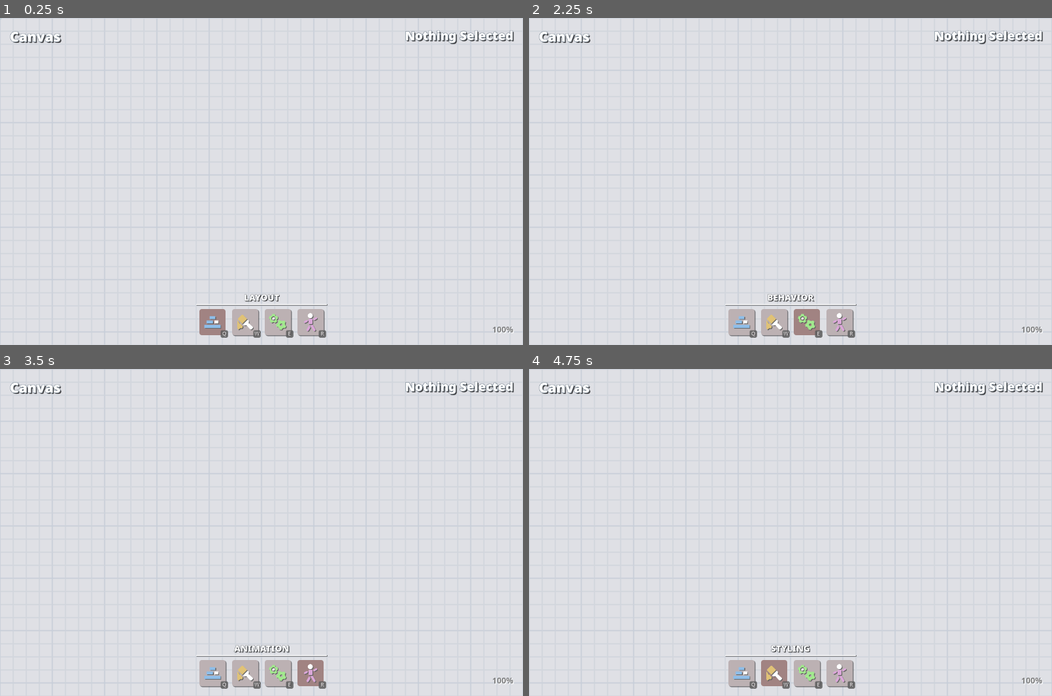
Above: before the commit, frames 1-4 (two rows, left to right).
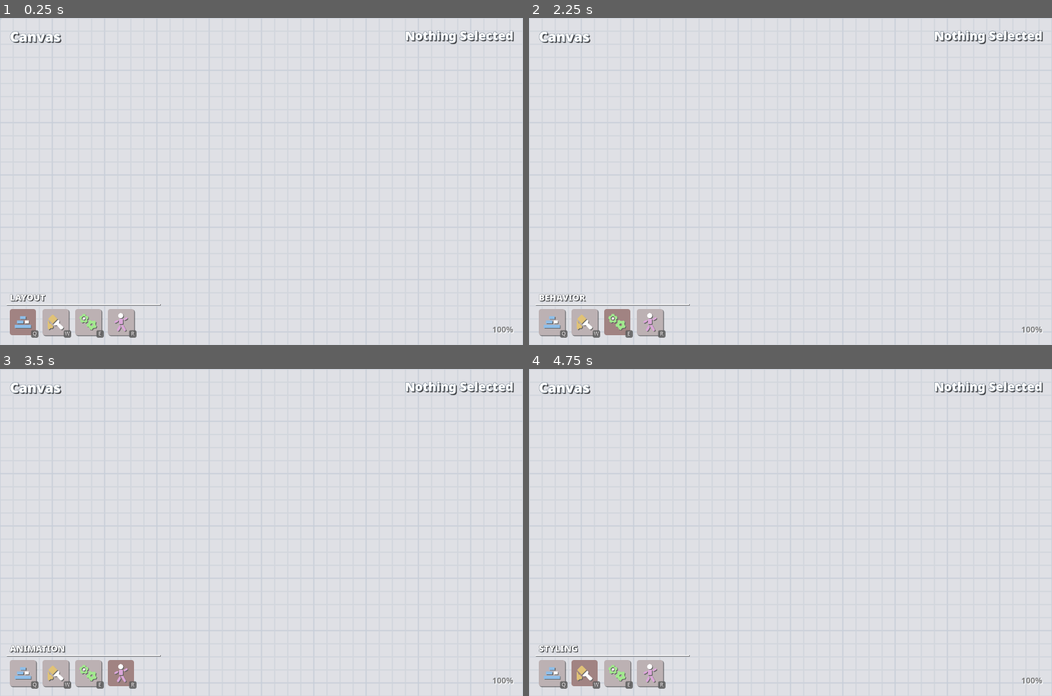
Above: after the commit, the same moments.

Repository: YuriSizov/ui-grovetender
Game: Godot game, scene res://Main.tscn
Two runs of this game, one before a commit and one after it. Both use one fixed random seed, a clock stepped at 60 frames per second and the inputs below.
Inputs:
- Up to frame 1 (0.25 s): no input
- Up to frame 2 (2.25 s): click "Q" at 0.5 s; click "W" at 1.25 s; click "E" at 2 s
- Up to frame 3 (3.5 s): click "R" at 2.75 s
- Up to frame 4 (4.75 s): click "Q" at 3.5 s; click "W" at 4.25 s

The runs differ from the first frame. In frame 1, 3.8% of the frame differs, in the area x 1-63%, y 84-98%; in frame 2, 3.9%; in frame 3, 4.0%; in frame 4, 3.9%.

Commit message:
WIP: Implement a basic project object and start marking methods that make it dirty
The dirty system is going to be used for unsaved
changes checks and also as a hook for future
implementation of UndoRedo. For now we can just
keep track of the places that will need UndoRedo
support, and move on.

Diff:
--- a/Main.gd
+++ b/Main.gd
@@ -6,6 +6,45 @@
 
 extends Control
 
+var _default_window_title: String = ""
+
+
+func _enter_tree() -> void:
+	# Ensure that the minimum size of the UI is respected and
+	# the main window cannot go any lower.
+	get_window().wrap_controls = true
+
+	_default_window_title = get_window().title
+
 
 func _ready() -> void:
-	Controller.create_new_canvas()
+	Controller.initialize_project()
+	_edit_current_project()
+
+	if not Engine.is_editor_hint():
+		Controller.project_loaded.connect(_edit_current_project)
+
+
+# Window decorations.
+
+func _edit_current_project() -> void:
+	if Engine.is_editor_hint():
+		return
+
+	_update_window_title()
+	if Controller.current_project:
+		Controller.current_project.project_changed.connect(_update_window_title)
+
+
+func _update_window_title() -> void:
+	if Engine.is_editor_hint():
+		return
+
+	if not Controller.current_project:
+		get_window().title = _default_window_title
+		return
+
+	var project_name := "<New Project>" if Controller.current_project.filename.is_empty() else Controller.current_project.filename.get_file()
+	var project_dirty := "* " if Controller.current_project.is_dirty() else ""
+
+	get_window().title = "%s%s - %s" % [ project_dirty, project_name, _default_window_title ]
--- a/globals/Controller.gd
+++ b/globals/Controller.gd
@@ -7,21 +7,24 @@
 ## Global logic controller, orchestrating operations across the entire app.
 extends Node
 
+signal project_loaded()
+signal canvas_changed()
 signal editing_mode_changed()
-signal canvas_changed()
 
 var state_manager: StateManager = null
 
 var _editing_mode: int = EditingMode.LAYOUT_TOOLS
 var _editing_mode_buttons := preload("res://gui/widgets/editing_mode_button_group.tres")
 
-var _current_canvas: UICanvas = null
+var current_project: UIProject = null
+var current_canvas_index: int = -1
 
 
 func _init() -> void:
 	state_manager = StateManager.new()
 	state_manager.state_changed.connect(func() -> void:
-		pass
+		# TODO: It would be nice to track the last saved state and if we undo changes to get to it, mark as clean instead.
+		current_project.mark_dirty()
 	)
 
 	_editing_mode_buttons.pressed.connect(_change_editing_mode_by_button)
@@ -60,12 +63,24 @@
 	change_editing_mode(button_index)
 
 
+# Project management.
+
+func initialize_project() -> void:
+	var project := UIProject.create_default_project()
+
+	# TODO: Gracefully unload existing project.
+	current_project = project
+	current_canvas_index = 0
+	project_loaded.emit()
+	canvas_changed.emit()
+
+
 # Canvas management.
 
 func get_current_canvas() -> UICanvas:
-	return _current_canvas
+	if not current_project:
+		return null
+	if current_canvas_index < 0 || current_canvas_index >= current_project.canvases.size():
+		return null
 
-
-func create_new_canvas() -> void:
-	_current_canvas = UICanvas.new()
-	canvas_changed.emit()
+	return current_project.canvases[current_canvas_index]
--- a/gui/CanvasView.tscn
+++ b/gui/CanvasView.tscn
@@ -87,7 +87,7 @@
 [node name="EditingModeBar" parent="Overlay" instance=ExtResource("7_dihyy")]
 unique_name_in_owner = true
 layout_mode = 2
-size_flags_horizontal = 4
+size_flags_horizontal = 0
 size_flags_vertical = 8
 
 [node name="CanvasContextMenu" type="Control" parent="."]
--- a/gui/drawers/EditingModeBar.tscn
+++ b/gui/drawers/EditingModeBar.tscn
@@ -20,11 +20,8 @@
 resource_local_to_scene = true
 
 [node name="EditingModeBar" type="MarginContainer"]
-anchors_preset = 15
-anchor_right = 1.0
-anchor_bottom = 1.0
-grow_horizontal = 2
-grow_vertical = 2
+offset_right = 304.0
+offset_bottom = 106.0
 mouse_filter = 2
 theme_type_variation = &"EditingModeBar"
 script = ExtResource("1_6ps3l")
@@ -37,7 +34,7 @@
 [node name="CurrentModeLabel" type="Label" parent="Layout"]
 unique_name_in_owner = true
 layout_mode = 2
-size_flags_horizontal = 4
+size_flags_horizontal = 0
 text = "Current Mode"
 horizontal_alignment = 1
 vertical_alignment = 1
@@ -46,7 +43,7 @@
 [node name="ButtonSection" type="VBoxContainer" parent="Layout"]
 unique_name_in_owner = true
 layout_mode = 2
-size_flags_horizontal = 4
+size_flags_horizontal = 0
 mouse_filter = 2
 
 [node name="ButtonSeparator" type="Panel" parent="Layout/ButtonSection"]
--- a/gui/theme/project_theme.tres
+++ b/gui/theme/project_theme.tres
@@ -115,7 +115,7 @@
 bg_color = Color(1, 1, 1, 1)
 corner_detail = 4
 expand_margin_left = 8.0
-expand_margin_right = 8.0
+expand_margin_right = 64.0
 shadow_color = Color(0.0602527, 0.0525296, 0.0561411, 0.705882)
 shadow_size = 1
 shadow_offset = Vector2(1, 1)
--- a/objects/UICanvas.gd
+++ b/objects/UICanvas.gd
@@ -59,6 +59,8 @@
 	owner_group.add(element)
 	element_created.emit(element)
 
+	Controller.current_project.mark_dirty()
+
 
 func remove_element(element: UIElement) -> void:
 	# TODO: Dissolve empty composite elements.
@@ -70,12 +72,16 @@
 	var owner_group := element.get_group()
 	if owner_group.erase(element):
 		element_removed.emit(element)
+
+	Controller.current_project.mark_dirty()
 
 
 func sort_element(element: UIElement, to_index: int) -> void:
 	var owner_group := element.get_group()
 	if owner_group.move(element, to_index):
 		element_sorted.emit(element, to_index)
+
+	Controller.current_project.mark_dirty()
 
 
 func _find_common_owner_group(elements: Array[UIElement]) -> UIElementGroup:
@@ -143,6 +149,8 @@
 		composite.element_group.add(element)
 		element_reparented.emit(element, i)
 
+	Controller.current_project.mark_dirty()
+
 
 func _track_grouped_element(element: UIElement) -> void:
 	if element.is_transform_queued():
--- a/objects/UIElement.gd
+++ b/objects/UIElement.gd
@@ -135,6 +135,7 @@
 	_update_variant_state(state_data)
 	_update_combined_size()
 	states_changed.emit()
+	Controller.current_project.mark_dirty()
 
 	return state_data
 
@@ -392,6 +393,7 @@
 
 	visible = value
 	visibility_changed.emit()
+	Controller.current_project.mark_dirty()
 
 
 # Selection.
@@ -436,6 +438,7 @@
 
 	anchor_point = value
 	queue_transform()
+	Controller.current_project.mark_dirty()
 
 
 func adjust_anchor_point(delta: Vector2) -> void:
--- /dev/null
+++ b/objects/UIProject.gd
@@ -0,0 +1,65 @@
+###################################################
+# Part of UI Grovetender                          #
+# Copyright (c) 2024 Yuri Sizov and contributors  #
+# Provided under MIT                              #
+###################################################
+
+## The project is a collection of canvases and their global settings,
+## as well as export options and other such information.
+class_name UIProject extends Resource
+
+signal project_changed()
+
+const FILE_FORMAT := 3
+const FILE_EXTENSION := "grvt"
+const FILE_DEFAULT_NAME := "new_project"
+
+# Metadata.
+
+## File format version.
+@export var format_version: int = FILE_FORMAT
+## Project's title.
+@export var name: String = ""
+## File name on disk, if available.
+@export var filename: String = ""
+
+# Project data.
+
+@export var canvases: Array[UICanvas] = []
+
+# Runtime properties.
+
+var _dirty: bool = false
+
+
+static func create_default_project() -> UIProject:
+	var project := UIProject.new()
+
+	# There must always be a canvas.
+	var default_canvas := UICanvas.new()
+	project.canvases.push_back(default_canvas)
+
+	return project
+
+
+func get_safe_filename(extension: String = FILE_EXTENSION) -> String:
+	if filename.is_empty():
+		return "%s.%s" % [ FILE_DEFAULT_NAME, extension ]
+
+	var base_name := filename.get_file().get_basename()
+	return "%s.%s" % [ base_name, extension ]
+
+
+# Runtime.
+
+func mark_dirty() -> void:
+	_dirty = true
+	project_changed.emit()
+
+
+func mark_clean() -> void:
+	_dirty = false
+
+
+func is_dirty() -> bool:
+	return _dirty
--- a/objects/UIState.gd
+++ b/objects/UIState.gd
@@ -18,10 +18,6 @@
 ## The unique name for the state this object represents. Used to distinguish
 ## between multiple states of the same type, mainly custom states.
 @export var state_name: String = StateType.get_state_name(StateType.STATE_DEFAULT)
-## The state activitity flag. Only used by variant states. The default state
-## is always on, so this flag defaults to false to require variant states
-## to be explicitly enabled.
-@export var active: bool = false
 ## The locked flag. If this state is enforced by one of the owner elements,
 ## it must be locked, and cannot be removed or renamed.
 @export var locked: bool = false
@@ -29,29 +25,35 @@
 ## states.
 @export var properties: PackedStringArray = PackedStringArray()
 
+## The state activitity flag. Only used by variant states. The default state
+## is always on, so this flag defaults to false to require variant states
+## to be explicitly enabled.
+var _active: bool = false
+
 
 # Initialization.
 
 func setup(type: int, unique_name: String) -> void:
 	state_type = type
 	state_name = unique_name
+	Controller.current_project.mark_dirty()
 
 
 # Activity management.
 
 func is_active() -> bool:
-	return active
+	return _active
 
 
 func set_active(value: bool, silent: bool = false) -> void:
-	if active == value:
+	if _active == value:
 		return
 
-	active = value
+	_active = value
 	if silent:
 		return
 
-	if active:
+	if _active:
 		state_activated.emit()
 	else:
 		state_deactivated.emit()
@@ -64,6 +66,7 @@
 		return
 
 	properties.push_back(property_name)
+	Controller.current_project.mark_dirty()
 
 
 func clear_property(property_name: String) -> void:
@@ -72,6 +75,7 @@
 		return
 
 	properties.remove_at(property_index)
+	Controller.current_project.mark_dirty()
 
 
 func has_property(property_name: String) -> bool:
--- a/objects/UITransition.gd
+++ b/objects/UITransition.gd
@@ -30,6 +30,7 @@
 
 	duration = value
 	transition_changed.emit()
+	Controller.current_project.mark_dirty()
 
 
 func set_curve(value: Tween.TransitionType) -> void:
@@ -38,6 +39,7 @@
 
 	curve = value
 	transition_changed.emit()
+	Controller.current_project.mark_dirty()
 
 
 func set_easing(value: Tween.EaseType) -> void:
@@ -46,3 +48,4 @@
 
 	easing = value
 	transition_changed.emit()
+	Controller.current_project.mark_dirty()
--- a/objects/elements/BaseElementData.gd
+++ b/objects/elements/BaseElementData.gd
@@ -197,6 +197,7 @@
 
 	offset = value
 	_notify_properties_changed([ "offset" ], override)
+	Controller.current_project.mark_dirty()
 
 
 func _adjust_offset(delta: Vector2, override: bool) -> void:
@@ -209,3 +210,4 @@
 
 	size = value
 	_notify_properties_changed([ "size" ], override)
+	Controller.current_project.mark_dirty()
--- a/objects/elements/PanelElementData.gd
+++ b/objects/elements/PanelElementData.gd
@@ -58,6 +58,7 @@
 
 	draw_background = value
 	_notify_properties_changed([ "draw_background" ], override)
+	Controller.current_project.mark_dirty()
 
 
 func _set_background_color(value: Color, override: bool) -> void:
@@ -66,3 +67,4 @@
 
 	background_color = value
 	_notify_properties_changed([ "background_color" ], override)
+	Controller.current_project.mark_dirty()
